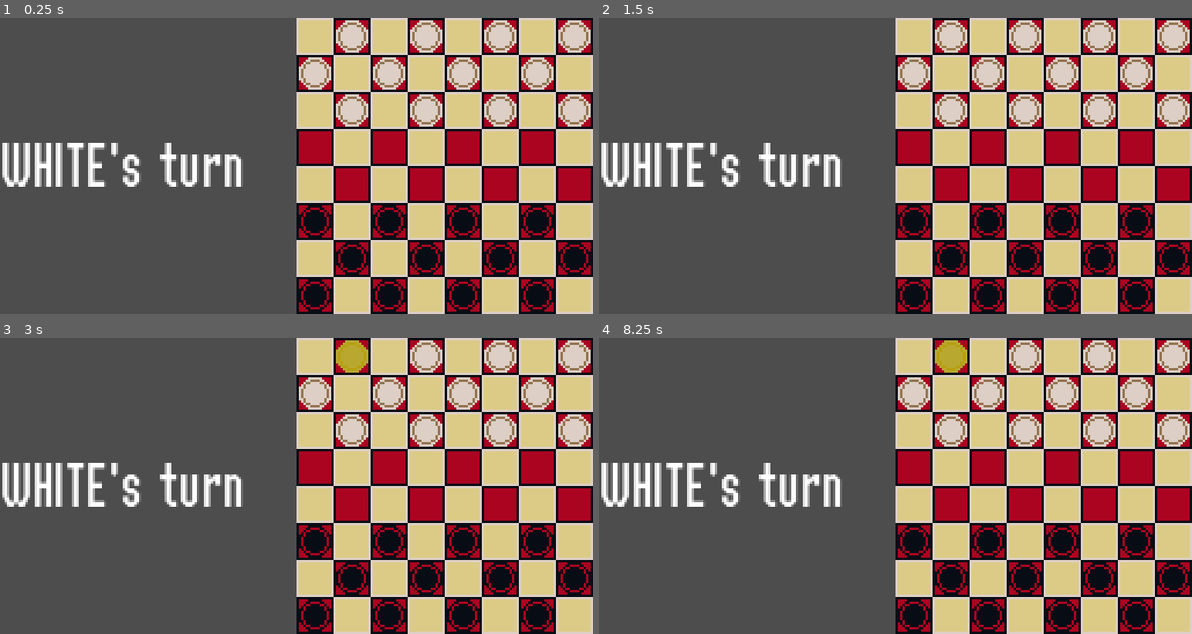
Above: before the commit, frames 1-4 (two rows, left to right).
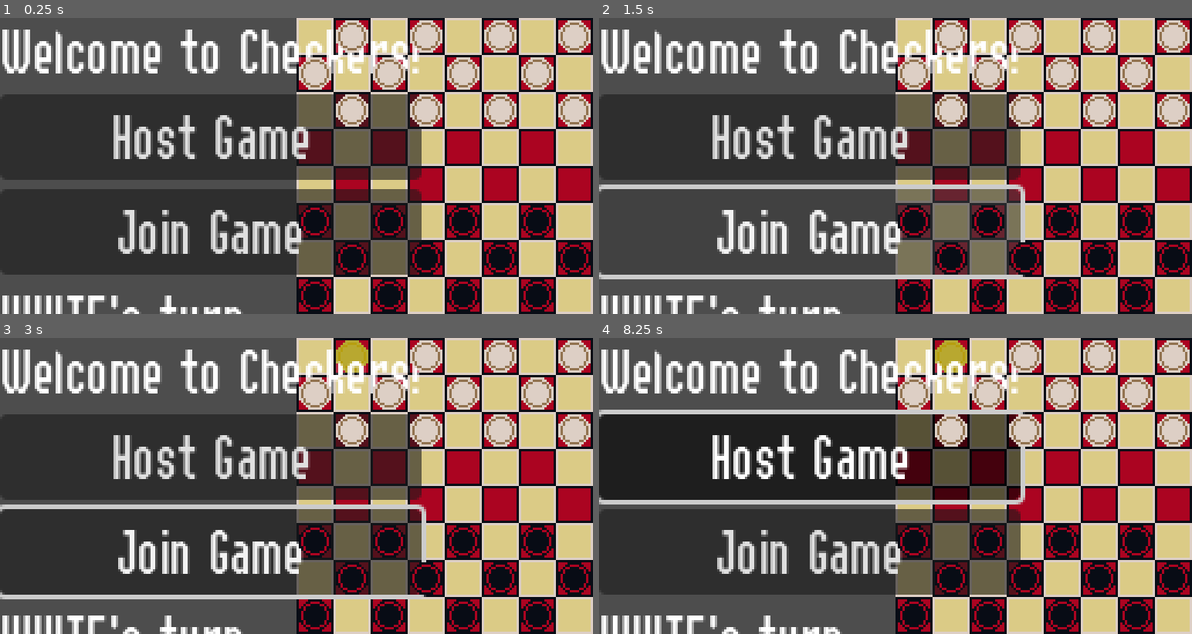
Above: after the commit, the same moments.

Repository: k4gi/boardplayer
Game: Godot game, scene res://CheckersMain.tscn
Two runs of this game, one before a commit and one after it. Both use one fixed random seed, a clock stepped at 60 frames per second and the inputs below.
Inputs (mouse positions are in pixels of both pictures, inside the frame that each line leads up to):
- Up to frame 1 (0.25 s): no input
- Up to frame 2 (1.5 s): click (812, 136) at 0.5 s, where only the run after the commit has a clickable "Host Game"; click (812, 231) at 1.25 s, where only the run after the commit has a clickable "Join Game"
- Up to frame 3 (3 s): move the mouse to (349, 355) at 2.02 s; click (349, 355) at 2.17 s; move the mouse to (426, 355) at 2.77 s; click (426, 355) at 2.92 s
- Up to frame 4 (8.25 s): move the mouse to (1097, 355) at 3.52 s; click (1097, 355) at 3.67 s; move the mouse to (1174, 355) at 4.27 s; click (1174, 355) at 4.42 s; move the mouse to (913, 394) at 5.02 s; click (913, 394) at 5.17 s; move the mouse to (990, 394) at 5.77 s; click (990, 394) at 5.92 s; move the mouse to (1061, 394) at 6.52 s; click (1061, 394) at 6.67 s; move the mouse to (1138, 394) at 7.27 s; click (1138, 394) at 7.42 s; move the mouse to (948, 429) at 8.02 s; click (948, 429) at 8.17 s

The runs differ from the first frame. In frame 1, 43% of the frame differs, in the area x 0-72%, y 3-100%; in frame 2, 33%; in frame 3, 45%; in frame 4, 45%.

Commit message:
what if there was a main menu

Diff:
--- a/CheckersMain.tscn
+++ b/CheckersMain.tscn
@@ -10,83 +10,108 @@
 [node name="CheckersGame" parent="." instance=ExtResource("1_h76m0")]
 position = Vector2(128, 0)
 
-[node name="VBox" type="VBoxContainer" parent="."]
+[node name="VBoxUI" type="VBoxContainer" parent="."]
 offset_right = 127.0
 offset_bottom = 128.0
 theme = ExtResource("3_183qv")
 
-[node name="TurnDisplay" type="HBoxContainer" parent="VBox"]
+[node name="VBoxMainMenu" type="VBoxContainer" parent="VBoxUI"]
+layout_mode = 2
+offset_right = 178.0
+offset_bottom = 114.0
+
+[node name="Label" type="Label" parent="VBoxUI/VBoxMainMenu"]
+layout_mode = 2
+offset_right = 178.0
+offset_bottom = 32.0
+text = "Welcome to Checkers!"
+
+[node name="HostGame" type="Button" parent="VBoxUI/VBoxMainMenu"]
+layout_mode = 2
+offset_top = 36.0
+offset_right = 178.0
+offset_bottom = 73.0
+text = "Host Game"
+
+[node name="JoinGame" type="Button" parent="VBoxUI/VBoxMainMenu"]
+layout_mode = 2
+offset_top = 77.0
+offset_right = 178.0
+offset_bottom = 114.0
+text = "Join Game"
+
+[node name="TurnDisplay" type="HBoxContainer" parent="VBoxUI"]
 unique_name_in_owner = true
 visible = false
 layout_mode = 2
-offset_right = 127.0
-offset_bottom = 124.0
+offset_top = 118.0
+offset_right = 178.0
+offset_bottom = 150.0
 size_flags_vertical = 3
 theme_override_constants/separation = 0
 
-[node name="Out" type="Label" parent="VBox/TurnDisplay"]
+[node name="Out" type="Label" parent="VBoxUI/TurnDisplay"]
 layout_mode = 2
-offset_top = 46.0
 offset_right = 46.0
-offset_bottom = 78.0
+offset_bottom = 32.0
 text = "White"
 uppercase = true
 
-[node name="Label2" type="Label" parent="VBox/TurnDisplay"]
+[node name="Label2" type="Label" parent="VBoxUI/TurnDisplay"]
 layout_mode = 2
 offset_left = 46.0
-offset_top = 46.0
 offset_right = 103.0
-offset_bottom = 78.0
+offset_bottom = 32.0
 text = "'s turn"
 
-[node name="WinResult" type="VBoxContainer" parent="VBox"]
+[node name="WinResult" type="VBoxContainer" parent="VBoxUI"]
 unique_name_in_owner = true
 visible = false
 layout_mode = 2
-offset_right = 127.0
-offset_bottom = 117.0
+offset_top = 118.0
+offset_right = 178.0
+offset_bottom = 235.0
 theme_override_constants/separation = 0
 
-[node name="Winner" type="HBoxContainer" parent="VBox/WinResult"]
+[node name="Winner" type="HBoxContainer" parent="VBoxUI/WinResult"]
 layout_mode = 2
-offset_right = 127.0
+offset_right = 178.0
 offset_bottom = 32.0
 theme_override_constants/separation = 0
 
-[node name="Out" type="Label" parent="VBox/WinResult/Winner"]
+[node name="Out" type="Label" parent="VBoxUI/WinResult/Winner"]
 layout_mode = 2
-offset_right = 63.0
+offset_right = 89.0
 offset_bottom = 32.0
 size_flags_horizontal = 3
 text = "no-one"
 horizontal_alignment = 2
 uppercase = true
 
-[node name="Label2" type="Label" parent="VBox/WinResult/Winner"]
+[node name="Label2" type="Label" parent="VBoxUI/WinResult/Winner"]
 layout_mode = 2
-offset_left = 63.0
-offset_right = 127.0
+offset_left = 89.0
+offset_right = 178.0
 offset_bottom = 32.0
 size_flags_horizontal = 3
 text = " wins!"
 
-[node name="Score" type="HBoxContainer" parent="VBox/WinResult"]
+[node name="Score" type="HBoxContainer" parent="VBoxUI/WinResult"]
 layout_mode = 2
-offset_left = 21.0
+offset_left = 47.0
 offset_top = 32.0
-offset_right = 105.0
+offset_right = 131.0
 offset_bottom = 56.0
 size_flags_horizontal = 4
 
-[node name="Label" type="Label" parent="VBox/WinResult/Score"]
+[node name="Label" type="Label" parent="VBoxUI/WinResult/Score"]
 layout_mode = 2
 offset_right = 27.0
 offset_bottom = 24.0
 theme_override_font_sizes/font_size = 20
 text = "with"
 
-[node name="Out" type="Label" parent="VBox/WinResult/Score"]
+[node name="Out" type="Label" parent="VBoxUI/WinResult/Score"]
 layout_mode = 2
 offset_left = 31.0
 offset_right = 43.0
@@ -94,7 +119,7 @@
 theme_override_font_sizes/font_size = 20
 text = "12"
 
-[node name="Label3" type="Label" parent="VBox/WinResult/Score"]
+[node name="Label3" type="Label" parent="VBoxUI/WinResult/Score"]
 layout_mode = 2
 offset_left = 47.0
 offset_right = 84.0
@@ -102,25 +127,25 @@
 theme_override_font_sizes/font_size = 20
 text = "pieces"
 
-[node name="Label" type="Label" parent="VBox/WinResult"]
+[node name="Label" type="Label" parent="VBoxUI/WinResult"]
 layout_mode = 2
-offset_left = 35.0
+offset_left = 60.0
 offset_top = 56.0
-offset_right = 92.0
+offset_right = 117.0
 offset_bottom = 80.0
 size_flags_horizontal = 4
 theme_override_font_sizes/font_size = 20
 text = "remaining"
 
-[node name="PlayAgain" type="Button" parent="VBox/WinResult"]
+[node name="PlayAgain" type="Button" parent="VBoxUI/WinResult"]
 layout_mode = 2
-offset_left = 19.0
+offset_left = 45.0
 offset_top = 80.0
-offset_right = 107.0
+offset_right = 133.0
 offset_bottom = 117.0
 size_flags_horizontal = 4
 text = "Play again"
 
 [connection signal="game_won" from="CheckersGame" to="." method="_on_checkers_game_game_won"]
 [connection signal="turn_toggled" from="CheckersGame" to="." method="_on_checkers_game_turn_toggled"]
-[connection signal="pressed" from="VBox/WinResult/PlayAgain" to="." method="_on_play_again_pressed"]
+[connection signal="pressed" from="VBoxUI/WinResult/PlayAgain" to="." method="_on_play_again_pressed"]
--- a/project.godot
+++ b/project.godot
@@ -12,7 +12,7 @@
 
 config/name="boardplayer"
 run/main_scene="res://CheckersMain.tscn"
-config/features=PackedStringArray("4.0", "Vulkan Mobile")
+config/features=PackedStringArray("4.0")
 config/icon="res://icon.svg"
 
 [display]
